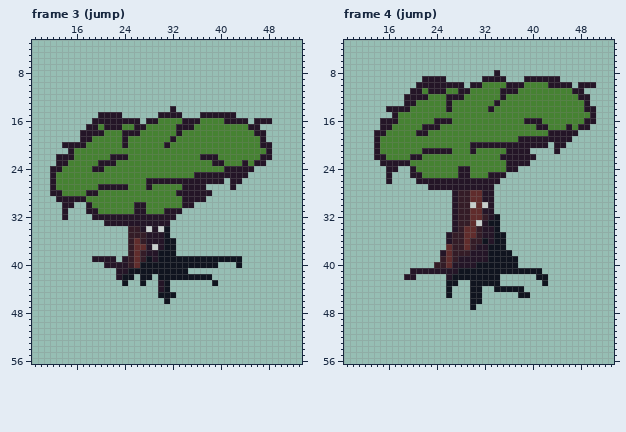
A pixel-art file gets an edit: Assets/Sprites/Player.aseprite. The first picture shows the starting point.
64x64 pixels, 16 frames. Shown: frame 3 (jump): x 9..53, y 3..56; frame 4 (jump): x 9..53, y 3..56. The commit also changed other frames, which this record leaves out.
And afterwards:
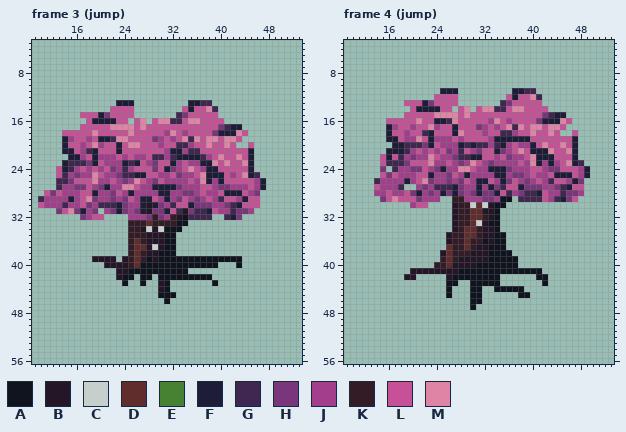
Palette (. is transparent): A #10141f  B #241527  C #c7cfcc  D #602c2c  E #468232  F #1e1d39  G #402751  H #7a367b  J #a23e8c  K #341c27  L #c65197  M #df84a5
The exact change:
layer "Leafs" now hidden
--- frame 3 (jump)
@@ x 9..53 @@
 12 .............................................
-13 .............................................
-14 .......................B.....................
-15 ...........BBBB......BBBB...BBBBBB...........
-16 ..........BBBBBBBB.BBEEEEBBBEEEEBBBB.BBB.....
-17 .........BBEBBBEEBBEEEEEBBBEEEEEEEEEBB.......
-18 ........BBBBEEEBBBEEEEEEBEEEEEEEEEEEEBB......
-19 ........BBEEEEEBEEEEEEEBEEEEEEEEEEEEEEB......
-20 .....BBBBEEEEEEBEEEEEEBEEEEEEEEEEEEEEEBB.....
-21 ......BEEEEEEEEEEEEEEEEEEEEEEEEEEEEEEEEB.....
-22 ....BBBEEEEEEBBBEEEEEEEEEEEEBBBEEEEEEEBB.....
-23 ....BBEEEEEBBBEEEEEEEEEEEEEEEEBBEEEBEBB......
-24 ...BBEEEEEBBEEEEEEEEEEEEEEEEEEEEBBBBB........
-25 ...BEEEEEEEEEEEEEEEEEEEEEEEBBBBBBBBB.........
-26 ...BEEEEEEEEEEEEEEEBBBBBBBBBBBBB.BB..........
-27 ...BEEEEEEEBBBBBEEEBEEEEEBBBB....B...........
-28 ...BBEEEEBBEEEEEEEEEEEEEBBBBBB...............
-29 ....BBBBBEEEEEEEEEEEEEEEEBBBB................
-30 .....BB..BEEEEEEEBBEEEEEEBB..................
-31 .....B...BBEEEEEEBBEEEBBB....................
-32 .....B....BBBBBBBBBBBBBB.....................
-33 ............BBBBBBBBBBB......................
-34 ................KKBCBCA......................
-35 ................KKKBBBA......................
+13 ..............FFF.........FFGG...............
+14 .............LLLL........LFLLMG..............
+15 ........LLLFHLLLL.......GHLLLLL..............
+16 .........LFFFFLL.LM.LMMGGLMMLLLL.............
+17 ........LLLLLMMMMLMLLLLLLLLLLLLHGFF..........
+18 .....LLLLLMLLLLLMLLLLLJMLJLLLLHFFFML.........
+19 .....FJLLJLFFGMMLLLLHJLJLMGMLMMLMML..........
+20 .....FLLJLMJLLFLMMLLLJLLGGJLLMLLML..L........
+21 .....FFLJGFLLLFLLLLLLLJFFJGGLLLLLLLLF........
+22 ......FFJLFJJJLJLJJLGGJGFFFFGJLMLLMLF........
+23 .....FGGGHFLJJJFGFLJHLLFJLJJFFMLMLLMF........
+24 ....LFGJLJLJLHJGJLLLHLFHJLMLJFFLLLLLF........
+25 ....LGJHJJMLJJHGGFFLLJJLHJJLMFFFLJLMFG.......
+26 ....GGHLLLMJJLJHJMLJHLJJJJLJMFJFLLLLLJF......
+27 ....GJJHHLJHFJJMMLJJFFFFHJJJLLJHHJJJLJF......
+28 ..LHLJJJLLFJJHLJFJJJJFFJJHHJLJJLFFFLJH.......
+29 .GJJJJFJLMHJJHJHLJFFLJFJHLJHJLJGLLJFLL.......
+30 .LJJJGJJLHJGGGFHJJFBFHJGLLFHHHJJHGFLLL.......
+31 ....HLMHFJH.JHFHJHFBHHFLGBHGGFLJJGHHJ........
+32 ........HJLL....JJJHKHJKBAGGGG..GFH..........
+33 ................KKKDKKKKAA...................
+34 ................KKBCBCAAA....................
+35 ................KKKBBBAA.....................
 36 ................KDKBBBAA.....................
--- frame 4 (jump)
@@ x 9..53 @@
  7 .............................................
- 8 .........................B...................
- 9 .............BBBB......BBBB...BBBBBB.........
-10 ............BBBBBBBB.BBEEEEBBBEEEEBBBB.BBB...
-11 ...........BBEBBBEEBBEEEEEBBBEEEEEEEEEBB.....
-12 ..........BBBBEEEBBBEEEEEEBEEEEEEEEEEEEBB....
-13 ..........BBEEEEEBEEEEEEEBEEEEEEEEEEEEEEB....
-14 .......BBBBEEEEEEBEEEEEEBEEEEEEEEEEEEEEEBB...
-15 ........BEEEEEEEEEEEEEEEEEEEEEEEEEEEEEEEEB...
-16 ......BBBEEEEEEBBBEEEEEEEEEEEEBBBEEEEEEEBB...
-17 ......BBEEEEEBBBEEEEEEEEEEEEEEEEBBEEEBEBB....
-18 .....BBEEEEEBBEEEEEEEEEEEEEEEEEEEEBBBBB......
-19 .....BEEEEEEEEEEEEEEEEEEEEEEEBBBBBBBBB.......
-20 .....BEEEEEEEEEEEEEEEBBBBBBBBBBBBB.BB........
-21 .....BEEEEEEEBBBBBEEEBEEEEEBBBB....B.........
-22 .....BBEEEEBBEEEEEEEEEEEEEBBBBBB.............
-23 ......BBBBBEEEEEEEEEEEEEEEEBBBB..............
-24 .......BB..BEEEEEEEBBEEEEEEBB................
-25 .......B...BBEEEEEEBBEEEBBB..................
-26 .......B....BBBBBBBBBBBBBB...................
-27 ..............BBBBBBBBBBB....................
-28 ..................BKKDDBB....................
-29 ..................BKKDDBB....................
-30 ..................BKKCDCB....................
-31 ..................BKKDDBB....................
+ 8 .............................................
+ 9 .............................................
+10 .............................................
+11 ................FFF.........FFGG.............
+12 ...............LLLL........LFLLMG............
+13 ..........LLLFHLLLL.......GHLLLLL............
+14 ...........LFFFFLL.LM.LMMGGLMMLLLL...........
+15 ..........LLLLLMMMMLMLLLLLLLLLLLLHGFF........
+16 .......LLLLLMLLFFGMLLLLLJMLJLLLLHFFFML.......
+17 .......FJLLJLLMJLLFLLLHJLJLMGMLMMLMML........
+18 .......FLLJLLGFLLLFMLLLJLLGGJLLMLLML..L......
+19 .......FFLJJMLFJJJLJLLLLJFFFFFFLLLLLLLF......
+20 ........FFGGGHFLJJJFGFGGJGFJLJJFLMLLMLF......
+21 .......FFFGJLJLJLHJGLJHLLFHJLMLFFFMLLMF......
+22 ......LFLGJHJJMLJJHGGFFLLJLHJJLMFFFLLLF......
+23 ......LGGGHLLLMJJLJHJMLJHJJJJLJMFJFJLMFG.....
+24 ......H.GJJHHLJHFJJMMLJJFFFHJJJLLJHHLLLJF....
+25 ......LHLJJJLLFJJHLJFJJJJFFJHHJLJJLFFFLJF....
+26 .....GJJJJFJLMHJJHJHLJFFLJFHLJHJLJGLLJFH.....
+27 .....LJJJG..JHJGGGFHJJFJFHGLLFHHHJJHGFLL.....
+28 .....JJLJJLHFJHJFHFHJHFHHFLGJHGGFLJJGHHJ.....
+29 ......HLMLLLHJJJ..KKJJJHHJAA.GGGGLJGFHL......
+30 ...........JLL....BKKCDCBAA..................
+31 ..................BKKDDBBA...................
 32 ..................BKKDDKBA...................
Boxes around the changes in both pictures, in picture pixels (x1, y1, x2, y2):
changed: (38, 100, 272, 238)
changed: (374, 70, 596, 214)
